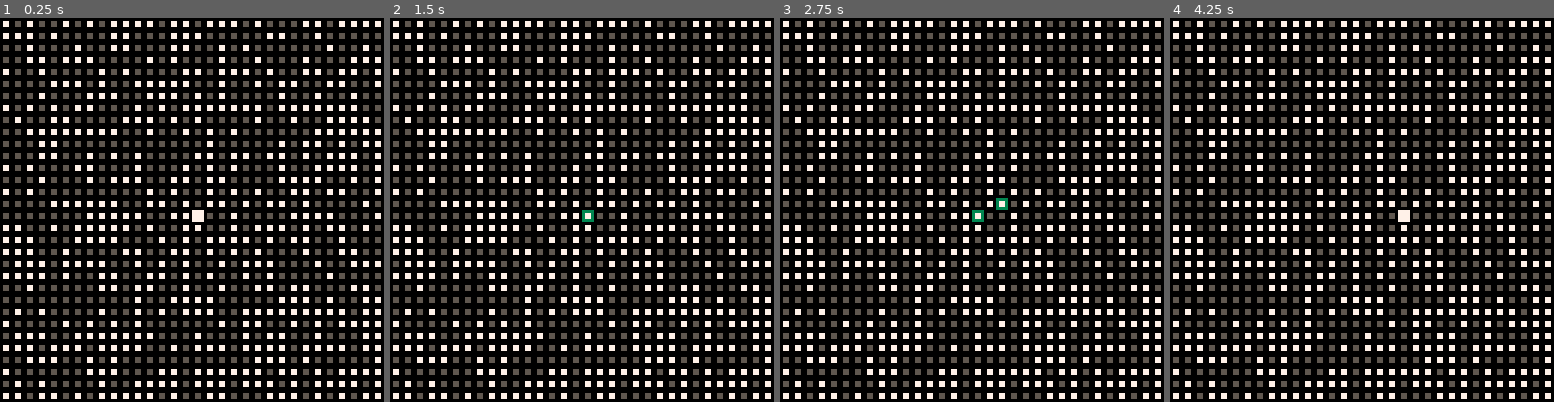
Above: before the commit, frames 1-4 (left to right).
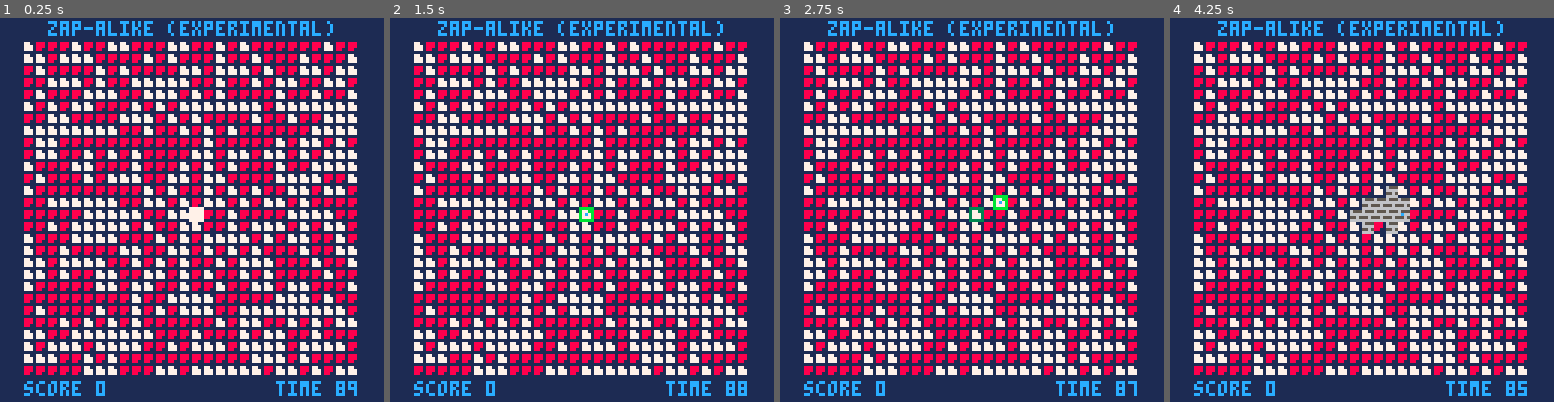
Above: after the commit, the same moments.

Repository: adam-sporka/pico-8-projects
Game: PICO-8 cartridge games/zapalike/match.p8
Two runs of this game, one before a commit and one after it. Both use one fixed random seed, a clock stepped at 60 frames per second and the inputs below.
Inputs:
- Up to frame 1 (0.25 s): no input
- Up to frame 2 (1.5 s): tap X (X key) at 0.33, 1.07 s; tap O (Z key) at 0.7 s
- Up to frame 3 (2.75 s): hold Right 1.6-2.1 s; tap O (Z key) at 1.7, 2.1, 2.5 s; tap X (X key) at 1.85 s; hold Up 2.15-2.42 s; hold Right from 2.47 s (still down)
- Up to frame 4 (4.25 s): tap O (Z key) every 0.4 s from 2.9 to 4.1 s; tap X (X key) at 2.97, 4.08 s; release Right at 3.03 s; hold Left 3.08-3.58 s; hold Down 3.63-3.97 s; hold Right from 4.02 s (still down)

The runs differ from the first frame. In frame 1, 91% of the frame differs, in the area x 0-100%, y 0-100%; in frame 2, 91%; in frame 3, 91%; in frame 4, 91%.

Commit message:
Zapalike (2016-09-25): II, UI, animations

Diff:
--- a/games/zapalike/match.p8
+++ b/games/zapalike/match.p8
@@ -4,11 +4,15 @@
 field={}
 cx=16
 cy=16
+started=time()
+remaining=90
 
 mask={}
 lx=-1
 ly=-1
 
+score=0
+
 function clear_mask()
 	for a=0,32*32 do
 		mask[a]=0
@@ -17,13 +21,30 @@
 
 function _init()
 	for a=0,32*32 do
-		field[a]=flr(rnd(2))
+		field[a]=16+flr(rnd(2))
 	end
 	clear_mask()
 end
 
 function set_mask(x,y,v)
 	mask[y*32+x]=v
+	if (v==0) then sfx(1)
+	else sfx(2)
+	end
+end
+
+function animate()
+	for x=0,31 do
+		for y=0,31 do
+			f=field[x+y*32]
+			if (f>=48 and f<=56) then
+				field[x+y*32]=f+1
+			end
+			if (f>=32 and f<=34) then
+				field[x+y*32]=f+1
+			end
+		end
+	end
 end
 
 function get_item(x,y)
@@ -35,10 +56,10 @@
 end
 
 function set_item(x,y,v)
-	if (x<0) then return -1 end
-	if (y<0) then return -1 end
-	if (x>31) then return -1 end
-	if (y>31) then return -1 end
+	if (x<2) then return -1 end
+	if (y<2) then return -1 end
+	if (x>29) then return -1 end
+	if (y>29) then return -1 end
 	field[y*32+x]=v
 end
 
@@ -46,28 +67,55 @@
 	dx=cx-lx
 	dy=cy-ly
 	if (dx==0 and dy==0) then
-		return 0
+		sfx(5)
+		return
 	end
 	success=1
-	for x=0,31 do
-		for y=0,31 do
+	score1=0.5
+	count=0
+	for x=2,29 do
+		for y=2,29 do
 	  if (mask[y*32+x]==1) then
 	  	m1=get_item(x+dx,y+dy)
 	  	m2=get_item(x,y)
+	  	if (mask[x+dx+(y+dy)*32]==1) then
+	  		sfx(5)
+	  		return
+	  	end
 	  	if (mask[x+y*32]==1) then
 	  		succes=0
 	  	end
 	  	if (m1!=m2) then
 	  		success=0
 	  	end
+	  	count+=1
 	  end
 		end
 	end
 	if (success==1) then
-		for x=0,31 do
-			for y=0,31 do
+		sfx(3)
+		for x=2,29 do
+			for y=2,29 do
 				if (mask[y*32+x]==1) then
-					set_item(x+dx,y+dy,-1)
+					set_item(x+dx,y+dy,48)
+					score1=score1*2
+				end
+			end
+		end
+		if (score1>=1) then
+			score+=score1
+		end
+	else
+		sfx(4)
+		for x=2,29 do
+			for y=2,29 do
+				if (mask[y*32+x]==1) then
+					set_item(x,y,32)
+					set_item(x-1,y,32)
+					set_item(x+1,y,32)
+					set_item(x,y-1,32)
+					set_item(x,y+1,32)
+					mask[y*32+x]=0
 				end
 			end
 		end
@@ -77,71 +125,100 @@
 function toggle_mask(x,y)
 	mask[y*32+x]=1-mask[y*32+x]
 	if (mask[y*32+x]==1) then
+		sfx(1)
 		lx=x
 		ly=y
+	else
+		sfx(2)
 	end
 end
 
 function _draw()
-	rectfill(0,0,127,127,0)
-	rectfill(cx*4,cy*4,cx*4+3,cy*4+3,7)
-
-	for y=0,31 do
-		for x=0,31 do
+	rectfill(0,0,127,127,1)
+	for y=2,29 do
+		for x=2,29 do
 			if (mask[y*32+x] == 1) then
-				rectfill(x*4,y*4,x*4+3,y*4+3,3)
+				rectfill(x*4-1,y*4-1,x*4+3,y*4+3,3)
 			end
 		end
 	end
 
- for y=0,31 do
-	 for x=0,31 do
- 		spr(field[y*32+x]+16,x*4,y*4)
-		end
-	end
-end
-
+	if (mask[cx+cy*32]==1) then
+		rectfill(cx*4-1,cy*4-1,cx*4+3,cy*4+3,11)
+	else
+		rectfill(cx*4-1,cy*4-1,cx*4+3,cy*4+3,7)
+	end
+
+ for y=2,29 do
+	 for x=2,29 do
+ 		spr(field[y*32+x],x*4,y*4)
+		end
+	end
+
+	spr(1,lx*4,ly*4)
+	print("zap-alike (experimental)",64-24*2,1,12)
+	print("score "..score,8,121,12)
+	if (remaining>=0) then
+		print("time "..flr(remaining),92,121,12)
+	else
+		print("game over",84,121,12)
+	end
+
+end
+
+hold=0
 function _update()
-	if (btnp(0)) then cx-=1 end
-	if (btnp(1)) then cx+=1 end
-	if (btnp(2)) then cy-=1 end
-	if (btnp(3)) then cy+=1 end
-	if (btnp(4)) then toggle_mask(cx,cy) end
-	if (btnp(5)) then compare_masks(cx,cy) end
-	if (btn(4) and btn(5)) then
-		clear_mask()
+	if (remaining>=0) then
+		if (btnp(0)) then cx-=1 end
+		if (btnp(1)) then cx+=1 end
+		if (btnp(2)) then cy-=1 end
+		if (btnp(3)) then cy+=1 end
+		if (btnp(4)) then toggle_mask(cx,cy) end
+		if (btn(4)) then
+			hold+=1
+			if (hold>10) then clear_mask() end
+		else
+			hold=0
+		end
+		if (btnp(5)) then compare_masks(cx,cy) end
+		animate()
+		remaining=90-(time()-started)
+		if (remaining<0) then
+			remaining=-1
+			music(0)
+		end
 	end
 end
 
 __gfx__
 00000000000000000000000000000000000000000000000000000000000000000000000000000000000000000000000000000000000000000000000000000000
-00000000000000000000000000000000000000000000000000000000000000000000000000000000000000000000000000000000000000000000000000000000
+000000000c0000000000000000000000000000000000000000000000000000000000000000000000000000000000000000000000000000000000000000000000
 00700700000000000000000000000000000000000000000000000000000000000000000000000000000000000000000000000000000000000000000000000000
 00077000000000000000000000000000000000000000000000000000000000000000000000000000000000000000000000000000000000000000000000000000
 00077000000000000000000000000000000000000000000000000000000000000000000000000000000000000000000000000000000000000000000000000000
 00700700000000000000000000000000000000000000000000000000000000000000000000000000000000000000000000000000000000000000000000000000
 00000000000000000000000000000000000000000000000000000000000000000000000000000000000000000000000000000000000000000000000000000000
 00000000000000000000000000000000000000000000000000000000000000000000000000000000000000000000000000000000000000000000000000000000
-00000000000000000000000000000000000000000000000000000000000000000000000000000000000000000000000000000000000000000000000000000000
-055000000770000000a0000000b000000cc000000dd000000e0000000f0000000000000000000000000000000000000000000000000000000000000000000000
-05500000077000000a0000000bb0000000c000000dd000000e00000000f000000000000000000000000000000000000000000000000000000000000000000000
-00000000000000000000000000000000000000000000000000000000000000000000000000000000000000000000000000000000000000000000000000000000
-00000000000000000000000000000000000000000000000000000000000000000000000000000000000000000000000000000000000000000000000000000000
-00000000000000000000000000000000000000000000000000000000000000000000000000000000000000000000000000000000000000000000000000000000
-00000000000000000000000000000000000000000000000000000000000000000000000000000000000000000000000000000000000000000000000000000000
-00000000000000000000000000000000000000000000000000000000000000000000000000000000000000000000000000000000000000000000000000000000
-00000000000000000000000000000000000000000000000000000000000000000000000000000000000000000000000000000000000000000000000000000000
-00000000000000000000000000000000000000000000000000000000000000000000000000000000000000000000000000000000000000000000000000000000
-00000000000000000000000000000000000000000000000000000000000000000000000000000000000000000000000000000000000000000000000000000000
-00000000000000000000000000000000000000000000000000000000000000000000000000000000000000000000000000000000000000000000000000000000
-00000000000000000000000000000000000000000000000000000000000000000000000000000000000000000000000000000000000000000000000000000000
-00000000000000000000000000000000000000000000000000000000000000000000000000000000000000000000000000000000000000000000000000000000
-00000000000000000000000000000000000000000000000000000000000000000000000000000000000000000000000000000000000000000000000000000000
-00000000000000000000000000000000000000000000000000000000000000000000000000000000000000000000000000000000000000000000000000000000
-00000000000000000000000000000000000000000000000000000000000000000000000000000000000000000000000000000000000000000000000000000000
-00000000000000000000000000000000000000000000000000000000000000000000000000000000000000000000000000000000000000000000000000000000
-00000000000000000000000000000000000000000000000000000000000000000000000000000000000000000000000000000000000000000000000000000000
-00000000000000000000000000000000000000000000000000000000000000000000000000000000000000000000000000000000000000000000000000000000
+88800000770000000cc0000000000000000000000000000000000000000000000000000000d000000d0000000000000000000000000000000000000000000000
+8880000077700000ccc0000000b000000cc000000dd000000e0000000f00000002800000033d000006cc00000000000000000000000000000000000000000000
+8800000077700000ccc000000bb0000000c000000dd000000e00000000f00000089000000b300000006000000000000000000000000000000000000000000000
+00000000000000000000000000000000000000000000000000000000000000000000000000000000000000000000000000000000000000000000000000000000
+00000000000000000000000000000000000000000000000000000000000000000000000000000000000000000000000000000000000000000000000000000000
+00000000000000000000000000000000000000000000000000000000000000000000000000000000000000000000000000000000000000000000000000000000
+00000000000000000000000000000000000000000000000000000000000000000000000000000000000000000000000000000000000000000000000000000000
+00000000000000000000000000000000000000000000000000000000000000000000000000000000000000000000000000000000000000000000000000000000
+00000000051000000550000065550000000000000000000000000000000000000000000000000000000000000000000000000000000000000000000000000000
+01100000066600006666000066660000000000000000000000000000000000000000000000000000000000000000000000000000000000000000000000000000
+05100000516000005565000055650000000000000000000000000000000000000000000000000000000000000000000000000000000000000000000000000000
+00000000006000000660000066660000000000000000000000000000000000000000000000000000000000000000000000000000000000000000000000000000
+00000000000000000000000000000000000000000000000000000000000000000000000000000000000000000000000000000000000000000000000000000000
+00000000000000000000000000000000000000000000000000000000000000000000000000000000000000000000000000000000000000000000000000000000
+00000000000000000000000000000000000000000000000000000000000000000000000000000000000000000000000000000000000000000000000000000000
+00000000000000000000000000000000000000000000000000000000000000000000000000000000000000000000000000000000000000000000000000000000
+0cc000000dd000000010000000000000000000000000000000000000000000000000000000000000000000000000000000000000000000000000000000000000
+cccc0000dccd00001dd0000001100000000000000000000000000000000000000000000000000000000000000000000000000000000000000000000000000000
+cccc0000dccd00000dd1000001100000000000000000000000000000000000000000000000000000000000000000000000000000000000000000000000000000
+0cc000000dd000000100000000000000000000000000000000000000000000000000000000000000000000000000000000000000000000000000000000000000
 00000000000000000000000000000000000000000000000000000000000000000000000000000000000000000000000000000000000000000000000000000000
 00000000000000000000000000000000000000000000000000000000000000000000000000000000000000000000000000000000000000000000000000000000
 00000000000000000000000000000000000000000000000000000000000000000000000000000000000000000000000000000000000000000000000000000000
Not shown, changed: the music (__music__) section of games/zapalike/match.p8
Not shown, changed: the sound effects (__sfx__) section of games/zapalike/match.p8
